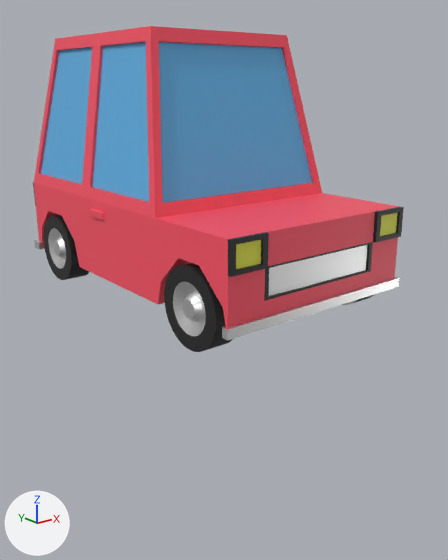
Renders of the Blender file Assets/Models/car.blend from each side of a commit.
One viewpoint serves both versions: a 50 mm lens placed at (-2.89, -4.33, 1.61), pointed at (0.1, -0.6, 0.12). The axes (+X, +Y, +Z) are drawn at lower left. The lights are the same throughout.

Before the edit, the objects in view are built like this:
```python
me_cube_002 = bpy.data.meshes.new('Cube.002')
me_cube_002.from_pydata(...)  # 585 vertices, 581 faces; spans x -0.82..0.83, y -1.79..1.03, z 0.22..2.01
# faces by material slot: [367, 22, 109, 75, 4, 4]
me_cube_002.materials.append(mat_base)  # red #ff5467
me_cube_002.materials.append(mat_windows)  # blue #61b4e7
me_cube_002.materials.append(mat_wheels)  # black #242424
me_cube_002.materials.append(mat_felgi)  # grey #777777
me_cube_002.materials.append(mat_frontlights)  # yellow #e6e744
me_cube_002.materials.append(mat_backlights)  # red #e71521
me_cube_004 = bpy.data.meshes.new('Cube.004')
me_cube_004.from_pydata(...)  # 160 vertices, 130 faces; spans x -0.807..-0.608, y -1.664..-1.102, z 0.013..0.574
# faces by material slot: [64, 66]
me_cube_004.materials.append(mat_wheels)  # black #242424
me_cube_004.materials.append(mat_felgi)  # grey #777777
me_cube_005 = bpy.data.meshes.new('Cube.005')
me_cube_005.from_pydata(...)  # 160 vertices, 130 faces; spans x -0.807..-0.608, y 0.3..0.861, z 0.014..0.575
# faces by material slot: [64, 66]
me_cube_005.materials.append(mat_wheels)  # black #242424
me_cube_005.materials.append(mat_felgi)  # grey #777777
ob_car = bpy.data.objects.new('Car', me_cube_002)
ob_car.location = (0.0, 0.0, 0.0)
ob_car.scale = (0.98, 0.98, 0.98)
ob_wheel2 = bpy.data.objects.new('Wheel2', me_cube_004)
ob_wheel2.location = (0.0, 0.0, 0.0)
ob_wheel2.scale = (0.98, 0.98, 0.98)
ob_wheel4 = bpy.data.objects.new('Wheel4', me_cube_005)
ob_wheel4.location = (0.0, 0.0, 0.0)
ob_wheel4.scale = (0.98, 0.98, 0.98)
```
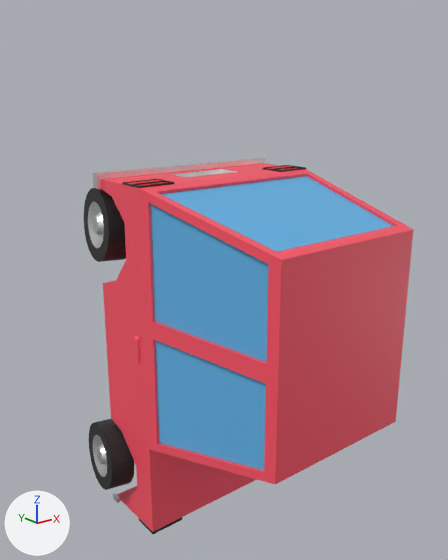
The edits, one by one:
Object 'Car' (ob_car) turns from (0, 0, 0) to (90, 0, 0) degrees about x, y and z.
Object 'Wheel2' (ob_wheel2) turns from (0, 0, 0) to (89, 3.1, -8) degrees about x, y and z.
Object 'Wheel4' (ob_wheel4) turns from (0, 0, 0) to (89, 3.1, -8) degrees about x, y and z.

Pixel boxes (x1, y1, x2, y2) of what changed, in the pictures (448 x 560 px):
'Car', turned
    before: (33, 26, 404, 341)
    after: (93, 157, 413, 534)
'Wheel2', turned
    before: (164, 263, 233, 352)
    after: (89, 419, 134, 490)
'Wheel4', turned
    before: (44, 215, 89, 280)
    after: (84, 188, 126, 262)
